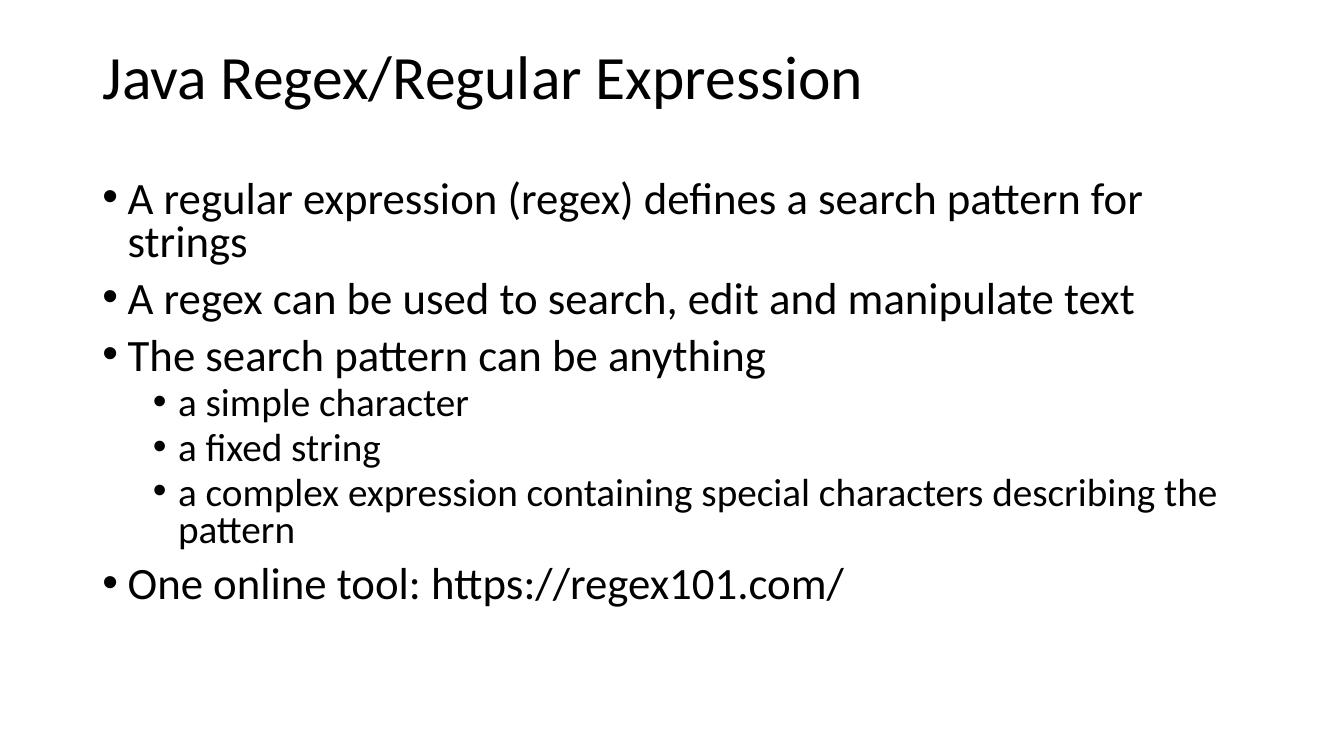
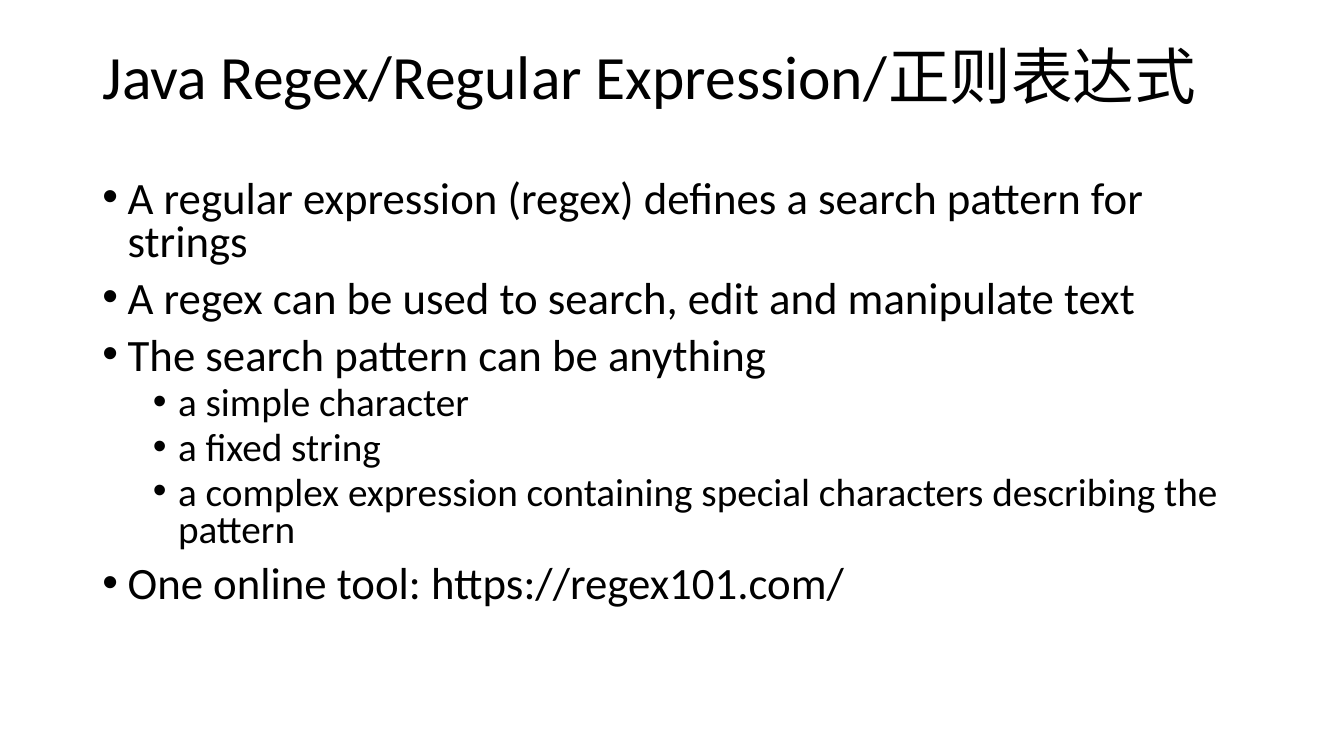
Before and after one commit to tanglw2020/android-class, a slide deck: slide 35 of android activity and intent.pptx. Drawn at 1344x756 pixels with LibreOffice and Linux fonts; fonts in the diff are those of the drawing. Boxes give left, top, right and bottom in pixels: in the first picture for what was removed or moved away, otherwise in the second. Text is boxed around its words. In the diff, an @@ line names an element or a change of style, - is before the commit and + after.

```diff
--- a/android activity and intent.pptx
+++ b/android activity and intent.pptx
@@ title at bbox=[102, 48, 1196, 110]: text changed @@
-Java Regex/Regular Expression
+Java Regex/Regular Expression/正则表达式
```
Also in this commit, not shown: 4 other slides changed, 3 other files.
